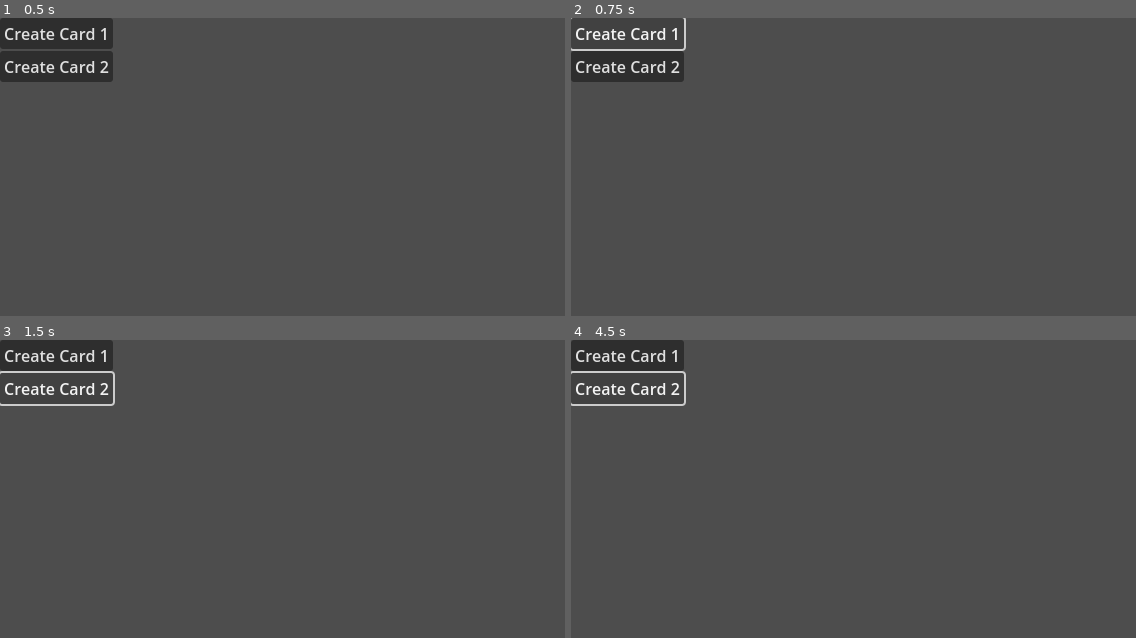
Above: before the commit, frames 1-4 (two rows, left to right).
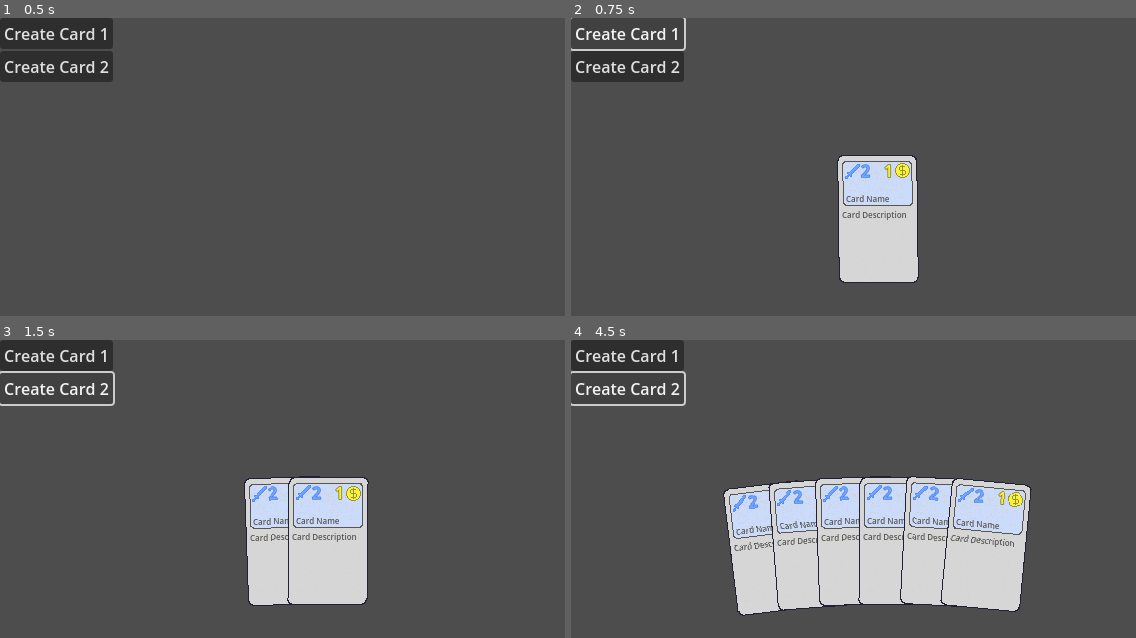
Above: after the commit, the same moments.

Repository: zcbntr/bucinum
Game: Godot game, scene res://scenes/deck_and_hand.tscn
Same seed, same stepped clock (60 frames per second), same inputs: the game is played once before the commit and once after it.
Inputs:
- Up to frame 1 (0.5 s): no input
- Up to frame 2 (0.75 s): click "Create Card 1" at 0.5 s
- Up to frame 3 (1.5 s): click "Create Card 2" at 1.25 s
- Up to frame 4 (4.5 s): click "Create Card 1" at 2 s; click "Create Card 2" at 2.75 s; click "Create Card 1" at 3.5 s; click "Create Card 2" at 4.25 s

Frame 1 is identical in both runs. In frame 2, 5.9% of the frame differs, in the area x 47-62%, y 45-89%; in frame 3, 9.0%; in frame 4, 22%, in the area x 26-82%, y 45-93%.

Commit message:
Fix hand positioning again

Diff:
--- a/scenes/deck_and_hand.tscn
+++ b/scenes/deck_and_hand.tscn
@@ -9,8 +9,7 @@
 [node name="CanvasLayer" type="CanvasLayer" parent="."]
 
 [node name="Hand" parent="CanvasLayer" instance=ExtResource("2_dkyec")]
-position = Vector2(313, 234)
-max_card_spread_angle = 5.0
+position = Vector2(320, 1200)
 
 [node name="CreateCard1Button" type="Button" parent="."]
 offset_right = 113.0
--- a/scenes/hand.tscn
+++ b/scenes/hand.tscn
@@ -7,7 +7,7 @@
 
 [node name="Hand" type="Node2D"]
 script = ExtResource("1_7xxif")
+angle_limit = 25.0
 
 [node name="DebugCircle" type="CollisionShape2D" parent="."]
-position = Vector2(0, 990)
 shape = SubResource("CircleShape2D_kacww")
--- a/scripts/deck_and_hand.gd
+++ b/scripts/deck_and_hand.gd
@@ -1,7 +1,6 @@
 extends Node2D
 
 @onready var card_scene: PackedScene = preload("res://scenes/card.tscn")
-@onready var spawn_point = $CanvasLayer/Spawn
 @onready var hand: Hand = $CanvasLayer/Hand
 
 # Called when the node enters the scene tree for the first time.
--- a/scripts/hand.gd
+++ b/scripts/hand.gd
@@ -2,8 +2,8 @@
 class_name Hand extends Node2D
 
 @export var hand_radius: int = 1000
-# Cards only spread in 25 degree arc
-@export var angle_limit: float = 25
+# Cards only spread in 20 degree arc
+@export var angle_limit: float = 20
 # Max spread between cards - smaller gives more overlap in smaller decks
 @export var max_card_spread_angle: float = 2.5
 
@@ -17,6 +17,7 @@
 	add_child(_card)
 	reposition_cards()
 
+# Remove card by index from hand, positionally sort cards
 func remove_card(_index: int) -> Card:
 	var removing_card = hand[_index]
 	hand.remove_at(_index)
@@ -24,6 +25,7 @@
 	reposition_cards()
 	return removing_card
 
+# Positionally sort cards
 func reposition_cards():
 	var card_spread = min(angle_limit / hand.size(), max_card_spread_angle)
 	var current_angle = -(card_spread * hand.size() - 1) / 2 - 90
@@ -31,11 +33,12 @@
 		_update_card_transform(card, current_angle)
 		current_angle += card_spread
 
+# Get the position of a card for a given angle
 func get_card_position(_angle_in_deg: float) -> Vector2:
 	var x: float = hand_radius * cos(deg_to_rad(_angle_in_deg))
 	var y: float = hand_radius * sin(deg_to_rad(_angle_in_deg))
 
-	return Vector2(x, y)
+	return Vector2(int(x), int(y))
 
 func _update_card_transform(card: Card, _angle_in_deg: float):
 	card.set_position(get_card_position(_angle_in_deg))
